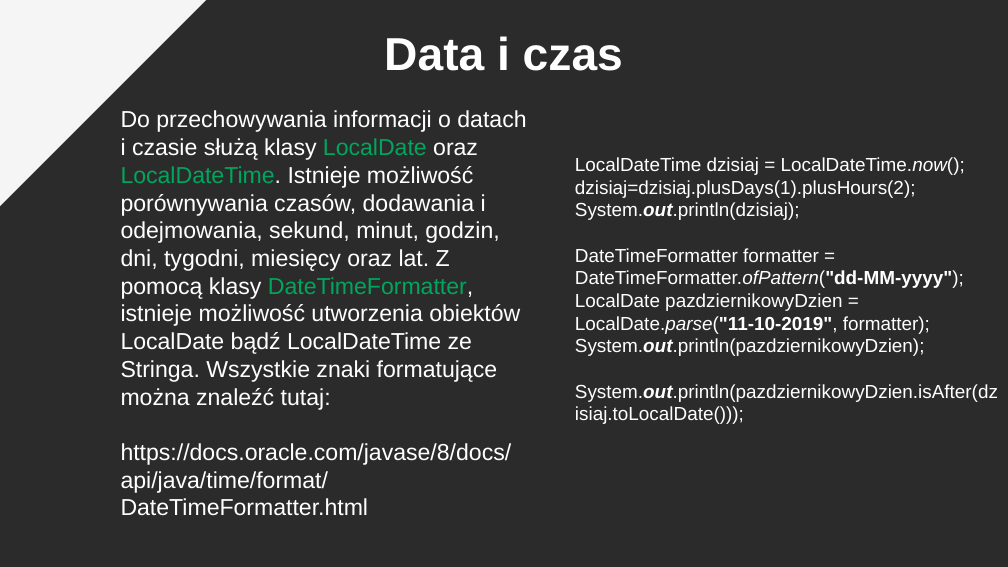
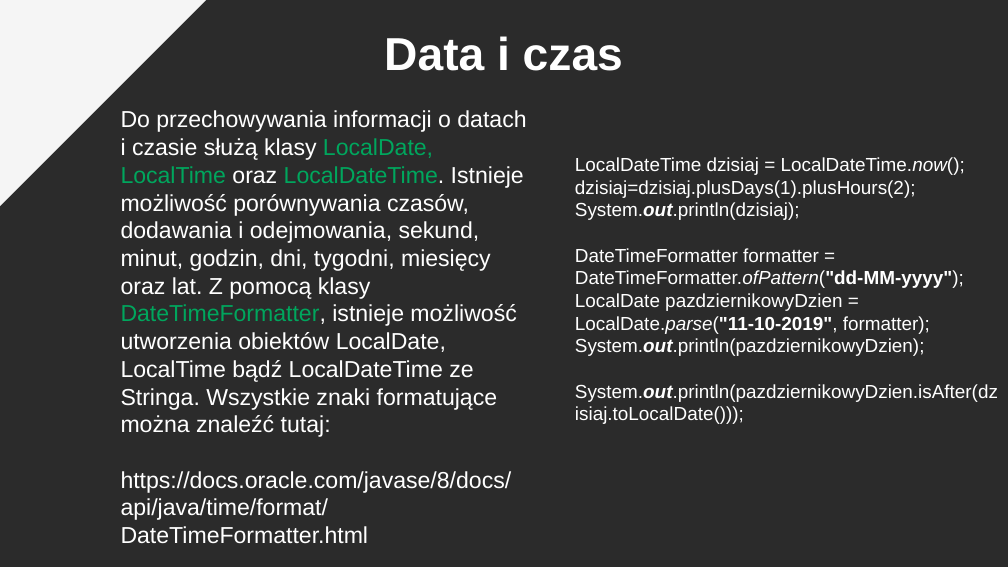
Before and after one commit to pkrajnik/WprowadzenieDoJava4Zajecia, a slide deck: slide 35 of WprowadzenieDoJezykaJAVA_v2_PiotrKrajnik.pptx. Drawn at 1008x567 pixels with LibreOffice and Linux fonts; fonts in the diff are those of the drawing; background and template pictures are left out; a plain dark background stands for a picture behind light text. Boxes give left, top, right and bottom in pixels: in the first picture for what was removed or moved away, otherwise in the second. Text is boxed around its words. In the diff, an @@ line names an element or a change of style, - is before the commit and + after.

```diff
--- a/WprowadzenieDoJezykaJAVA_v2_PiotrKrajnik.pptx
+++ b/WprowadzenieDoJezykaJAVA_v2_PiotrKrajnik.pptx
@@ text at [121, 110, 526, 437]: text changed @@
-Do przechowywania informacji o datach i czasie służą klasy LocalDate oraz LocalDateTime. Istnieje możliwość porównywania czasów, dodawania i odejmowania, sekund, minut, godzin, dni, tygodni, miesięcy oraz lat. Z pomocą klasy DateTimeFormatter, istnieje możliwość utworzenia obiektów LocalDate bądź LocalDateTime ze Stringa. Wszystkie znaki formatujące można znaleźć tutaj:
+Do przechowywania informacji o datach i czasie służą klasy LocalDate, LocalTime oraz LocalDateTime. Istnieje możliwość porównywania czasów, dodawania i odejmowania, sekund, minut, godzin, dni, tygodni, miesięcy oraz lat. Z pomocą klasy DateTimeFormatter, istnieje możliwość utworzenia obiektów LocalDate, LocalTime bądź LocalDateTime ze Stringa. Wszystkie znaki formatujące można znaleźć tutaj:
```
Also in this commit, not shown: 5 other slides changed.
